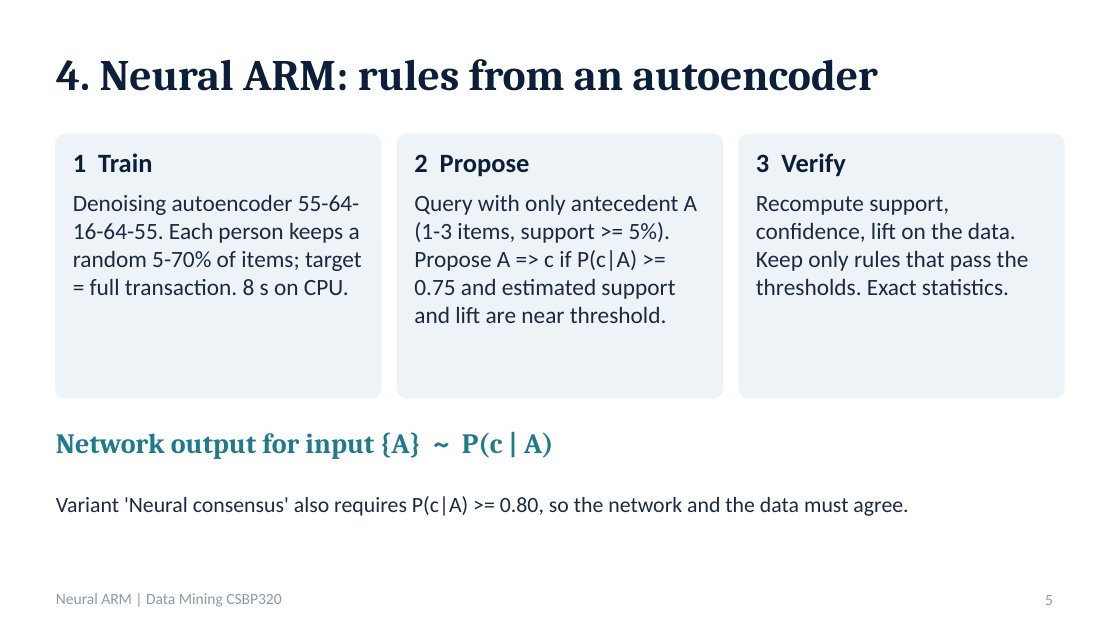
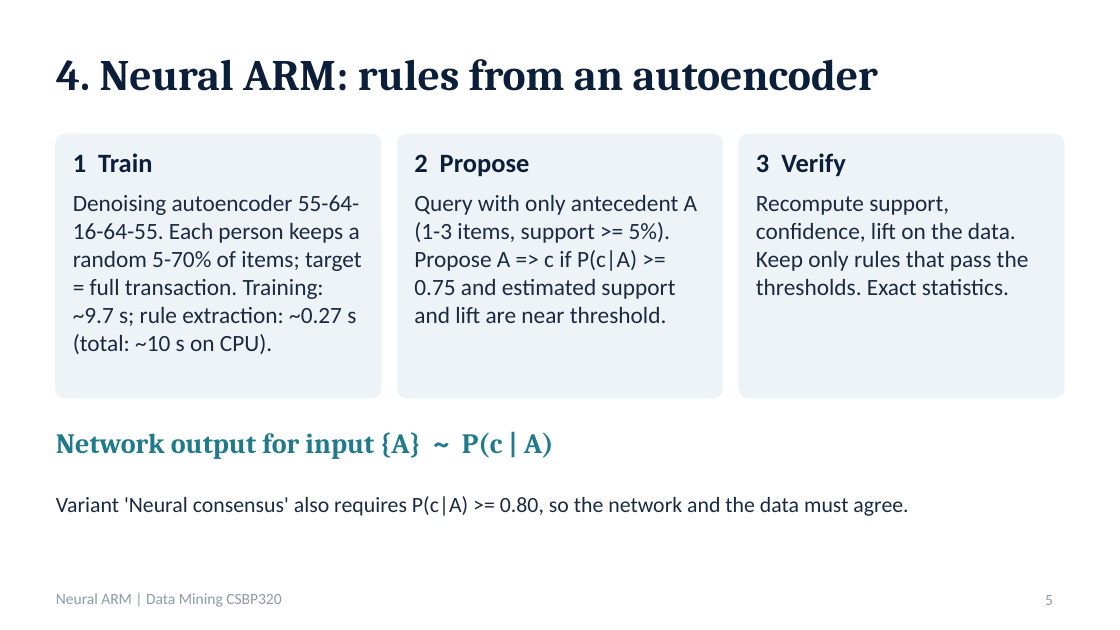
Before and after one commit to mnmalali/Neural-Association-Rule-Mining, a slide deck: slide 5 of report/Neural_ARM_Presentation.pptx. Drawn at 1120x630 pixels with LibreOffice and Linux fonts; fonts in the diff are those of the drawing. Boxes give left, top, right and bottom in pixels: in the first picture for what was removed or moved away, otherwise in the second. Text is boxed around its words. In the diff, an @@ line names an element or a change of style, - is before the commit and + after.

```diff
--- a/report/Neural_ARM_Presentation.pptx
+++ b/report/Neural_ARM_Presentation.pptx
@@ text at <box>73,195,362,354</box>: text changed @@
-Denoising autoencoder 55-64-16-64-55. Each person keeps a random 5-70% of items; target = full transaction. 8 s on CPU.
+Denoising autoencoder 55-64-16-64-55. Each person keeps a random 5-70% of items; target = full transaction. Training: ~9.7 s; rule extraction: ~0.27 s (total: ~10 s on CPU).
```
Also in this commit, not shown: 3 other slides changed, 1 other file.
